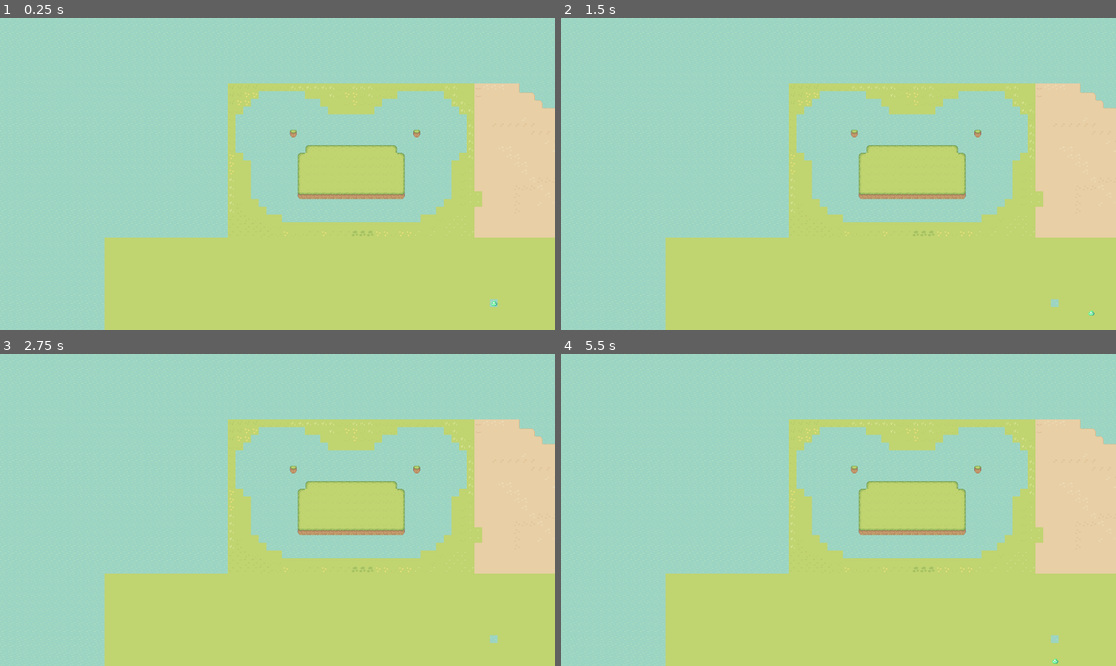
Above: before the commit, frames 1-4 (two rows, left to right).
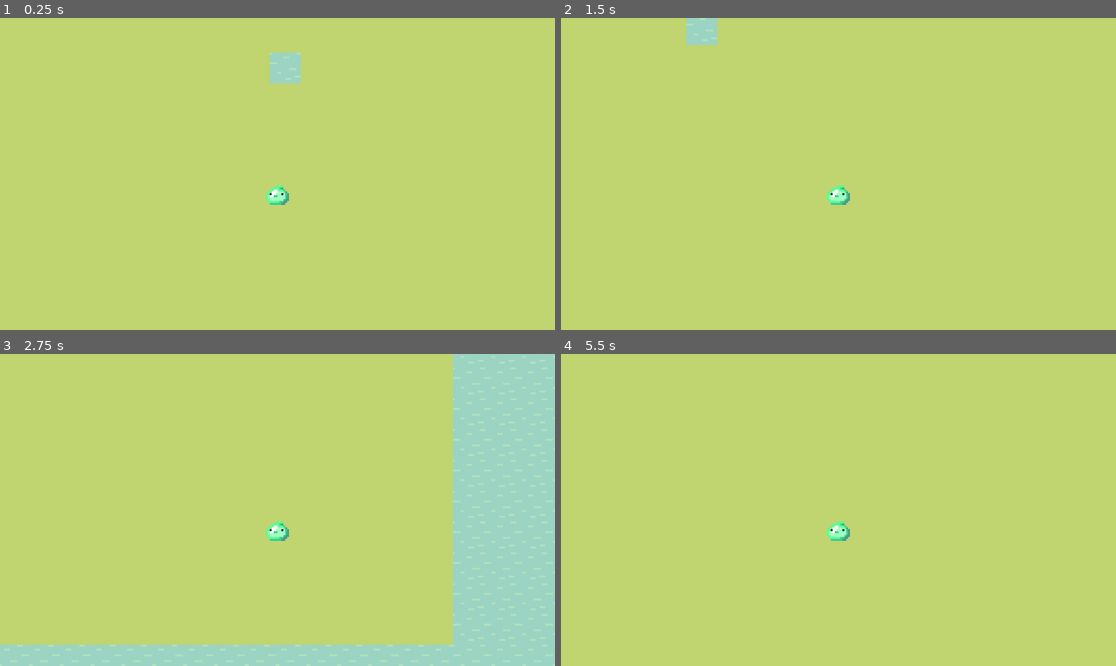
Above: after the commit, the same moments.

Repository: ditripy/CntrolHackDel
Game: Godot game, scene res://level/game_level.tscn
Two runs of this game, one before a commit and one after it. Both use one fixed random seed, a clock stepped at 60 frames per second and the inputs below.
Inputs:
- Up to frame 1 (0.25 s): no input
- Up to frame 2 (1.5 s): tap Enter at 0.5 s; hold D (right) 0.53-1.28 s; hold E (interact, bound only after the commit) 0.53-1.28 s; hold S (down) from 1.28 s (still down); tap E (interact, bound only after the commit) at 1.35 s
- Up to frame 3 (2.75 s): release S (down) at 2.03 s; hold D (right) from 2.03 s (still down); hold E (interact, bound only after the commit) from 2.03 s (still down)
- Up to frame 4 (5.5 s): release D (right) at 2.78 s; release E (interact, bound only after the commit) at 2.78 s; hold W (up) 2.78-3.53 s; tap E (interact, bound only after the commit) at 2.85, 4.35 s; hold E (interact, bound only after the commit) 3.53-4.28 s; hold A (left) 3.53-5.03 s; hold S (down) from 5.03 s (still down); hold E (interact, bound only after the commit) from 5.03 s (still down)

The runs differ from the first frame. In frame 1, 65% of the frame differs, in the area x 0-100%, y 0-100%; in frame 2, 66%; in frame 3, 72%; in frame 4, 66%.

Commit message:
Working with dialog
Not dynamic

Diff:
--- a/Character/characters/player_slime.gd
+++ b/Character/characters/player_slime.gd
@@ -9,8 +9,6 @@
 		Input.get_action_strength("down") - Input.get_action_strength("up")
 	)
 
-	print(input_direction)
-
 	# Update Velocity
 	velocity = input_direction * move_speed
 
--- a/Character/characters/player_slime.tscn
+++ b/Character/characters/player_slime.tscn
@@ -1,6 +1,6 @@
 [gd_scene load_steps=4 format=3 uid="uid://bvxc0sj5ss8y5"]
 
-[ext_resource type="Script" path="res://Character/characters/player_slime.gd" id="1_jjyet"]
+[ext_resource type="Script" path="res://character/characters/player_slime.gd" id="1_jjyet"]
 [ext_resource type="Texture2D" uid="uid://dok3vh3ij572s" path="res://Art/slime spritesheet calciumtrice.png" id="1_lpruw"]
 
 [sub_resource type="RectangleShape2D" id="RectangleShape2D_abskl"]
--- a/Character/player.tscn
+++ b/Character/player.tscn
@@ -1,9 +1,12 @@
-[gd_scene load_steps=4 format=3 uid="uid://dgakmv82sftui"]
+[gd_scene load_steps=5 format=3 uid="uid://dgakmv82sftui"]
 
-[ext_resource type="Script" path="res://Character/characters/player_slime.gd" id="1_y6nu8"]
+[ext_resource type="Script" path="res://character/characters/player_slime.gd" id="1_y6nu8"]
 [ext_resource type="Texture2D" uid="uid://dok3vh3ij572s" path="res://Art/slime spritesheet calciumtrice.png" id="2_gmdh3"]
 
 [sub_resource type="RectangleShape2D" id="RectangleShape2D_abskl"]
+size = Vector2(13, 11)
+
+[sub_resource type="RectangleShape2D" id="RectangleShape2D_3tuyc"]
 size = Vector2(13, 11)
 
 [node name="Player Slime" type="CharacterBody2D"]
@@ -18,3 +21,11 @@
 [node name="CollisionShape2D" type="CollisionShape2D" parent="."]
 position = Vector2(-0.5, 10.5)
 shape = SubResource("RectangleShape2D_abskl")
+
+[node name="InteractArea" type="Area2D" parent="."]
+collision_layer = 2
+collision_mask = 0
+
+[node name="CollisionShape2D" type="CollisionShape2D" parent="InteractArea"]
+position = Vector2(-0.5, 10.5)
+shape = SubResource("RectangleShape2D_3tuyc")
--- /dev/null
+++ b/json/Wolrd-Dialog.json
@@ -0,0 +1,13 @@
+{
+
+    "Chief": [
+        "Hello Nurse Y/N",
+        "In our village..."
+    ],
+    "NPP": [
+
+    ]
+
+
+
+}
--- a/level/game_level.tscn
+++ b/level/game_level.tscn
@@ -1,12 +1,62 @@
-[gd_scene load_steps=3 format=3 uid="uid://bwsueb6xig5b"]
+[gd_scene load_steps=10 format=3 uid="uid://bwsueb6xig5b"]
 
-[ext_resource type="PackedScene" uid="uid://dgakmv82sftui" path="res://Character/player.tscn" id="1_orvnh"]
-[ext_resource type="PackedScene" uid="uid://dpeakh6so01vq" path="res://Map/map.tscn" id="2_4yw7w"]
+[ext_resource type="PackedScene" uid="uid://o4uu6r126qee" path="res://map/update_area1.tscn" id="1_fugqo"]
+[ext_resource type="PackedScene" uid="uid://dgakmv82sftui" path="res://character/player.tscn" id="1_orvnh"]
+[ext_resource type="PackedScene" uid="uid://dpeakh6so01vq" path="res://map/map.tscn" id="1_paqqf"]
+[ext_resource type="Script" path="res://map/UpdateArea1.gd" id="2_qrbsc"]
+[ext_resource type="PackedScene" uid="uid://ci54k6qivv1qv" path="res://map/dialog_area.tscn" id="3_fgbmr"]
+[ext_resource type="PackedScene" uid="uid://cmgagixvdhwuw" path="res://ui/dialog_player.tscn" id="4_fto6r"]
+[ext_resource type="Script" path="res://level/update_dialog_1.gd" id="7_58dvi"]
+
+[sub_resource type="RectangleShape2D" id="RectangleShape2D_k6v3o"]
+size = Vector2(18, 16)
+
+[sub_resource type="RectangleShape2D" id="RectangleShape2D_wqh6a"]
+size = Vector2(16, 16)
 
 [node name="Game level" type="Node2D"]
+position = Vector2(-17, 53)
+metadata/_edit_group_ = true
 
-[node name="map" parent="." instance=ExtResource("2_4yw7w")]
-position = Vector2(728, 456)
+[node name="UpdateArea" parent="." instance=ExtResource("1_fugqo")]
+position = Vector2(136, -43)
+script = ExtResource("2_qrbsc")
+
+[node name="CollisionShape2D" parent="UpdateArea" index="0"]
+position = Vector2(0, 3)
+shape = SubResource("RectangleShape2D_k6v3o")
+
+[node name="map" parent="." instance=ExtResource("1_paqqf")]
 
 [node name="Player Slime" parent="." instance=ExtResource("1_orvnh")]
-position = Vector2(1026, 582)
+position = Vector2(293, 191)
+metadata/_edit_group_ = true
+
+[node name="RemoteTransform2D" type="RemoteTransform2D" parent="Player Slime"]
+remote_path = NodePath("../../Camera2D")
+
+[node name="Camera2D" type="Camera2D" parent="."]
+position = Vector2(293, 191)
+zoom = Vector2(4, 4)
+limit_left = -1200
+limit_top = -700
+limit_right = 1220
+limit_bottom = 650
+editor_draw_limits = true
+
+[node name="DialogArea_Water" parent="." instance=ExtResource("3_fgbmr")]
+position = Vector2(293, 135)
+dialog_key = "Chief"
+
+[node name="CollisionShape2D" parent="DialogArea_Water" index="0"]
+position = Vector2(4, 1)
+shape = SubResource("RectangleShape2D_wqh6a")
+
+[node name="DialogPlayer" parent="." instance=ExtResource("4_fto6r")]
+scene_text_file = "res://json/Wolrd-Dialog.json"
+
+[node name="UpdateDialog1" type="Node2D" parent="."]
+script = ExtResource("7_58dvi")
+
+[editable path="UpdateArea"]
+[editable path="DialogArea_Water"]
--- /dev/null
+++ b/level/update_dialog_1.gd
@@ -0,0 +1,10 @@
+extends Node2D
+
+
+func _ready():
+	SignalBus.connect("update_dialog1", Callable(self, "updateDialog1"))
+
+
+
+func updateDialog1(text_key):
+	pass
--- /dev/null
+++ b/map/DialogArea.gd
@@ -0,0 +1,14 @@
+extends Area2D
+
+@export var dialog_key = ""
+var area_active = false
+
+func _input(event):
+	if area_active and event.is_action_pressed("interact"):
+		SignalBus.emit_signal("display_dialog", dialog_key)
+
+func _on_area_entered(area: Area2D):
+	area_active = true;
+
+func _on_area_exited(area: Area2D):
+	area_active = false;
--- /dev/null
+++ b/map/UpdateArea1.gd
@@ -0,0 +1,14 @@
+extends Area2D
+
+@export var dialog_key = ""
+var area_active = false
+
+func _input(event):
+	if area_active:
+		SignalBus.emit_signal("display_dialog")
+
+func _on_area_entered(area: Area2D):
+	area_active = true;
+
+func _on_area_exited(area: Area2D):
+	area_active = false;
--- /dev/null
+++ b/map/dialog_area.tscn
@@ -0,0 +1,14 @@
+[gd_scene load_steps=2 format=3 uid="uid://ci54k6qivv1qv"]
+
+[ext_resource type="Script" path="res://map/DialogArea.gd" id="1_rhmxp"]
+
+[node name="DialogArea" type="Area2D"]
+process_mode = 3
+collision_layer = 0
+collision_mask = 2
+script = ExtResource("1_rhmxp")
+
+[node name="CollisionShape2D" type="CollisionShape2D" parent="."]
+
+[connection signal="area_entered" from="." to="." method="_on_area_entered"]
+[connection signal="area_exited" from="." to="." method="_on_area_exited"]
--- /dev/null
+++ b/map/update_area1.tscn
@@ -0,0 +1,8 @@
+[gd_scene format=3 uid="uid://o4uu6r126qee"]
+
+[node name="UpdateArea" type="Area2D"]
+process_mode = 3
+collision_layer = 0
+collision_mask = 2
+
+[node name="CollisionShape2D" type="CollisionShape2D" parent="."]
--- a/project.godot
+++ b/project.godot
@@ -14,6 +14,10 @@
 run/main_scene="res://level/game_level.tscn"
 config/features=PackedStringArray("4.3", "GL Compatibility")
 config/icon="res://icon.svg"
+
+[autoload]
+
+SignalBus="*res://singletons/SignalBus.gd"
 
 [input]
 
@@ -37,6 +41,16 @@
 "events": [Object(InputEventKey,"resource_local_to_scene":false,"resource_name":"","device":-1,"window_id":0,"alt_press …(192 unchanged characters)…
 ]
 }
+interact={
+"deadzone": 0.5,
+"events": [Object(InputEventKey,"resource_local_to_scene":false,"resource_name":"","device":-1,"window_id":0,"alt_pressed":false,"shift_pressed":false,"ctrl_pressed":false,"meta_pressed":false,"pressed":false,"keycode":0,"physical_keycode":69,"key_label":0,"unicode":101,"location":0,"echo":false,"script":null)
+]
+}
+
+[layer_names]
+
+2d_physics/layer_1="World"
+2d_physics/layer_2="Dialog"
 
 [rendering]
 
--- /dev/null
+++ b/singletons/SignalBus.gd
@@ -0,0 +1,4 @@
+extends Node
+
+signal display_dialog(text_key);
+signal update_dialog1();
--- /dev/null
+++ b/ui/DialogPlayer.gd
@@ -0,0 +1,48 @@
+extends CanvasLayer
+
+@export_file("*json") var scene_text_file: String
+
+var sceneText: Dictionary = {}
+var selectedText: Array = []
+var in_progress: bool = false
+
+@onready var background = $Background
+@onready var textLabel = $TextLabel
+
+func _ready():
+	background.visible = false
+	sceneText = load_text()
+	SignalBus.connect("display_dialog", Callable(self, "on_display_dialog"))
+
+func load_text():
+	if FileAccess.file_exists(scene_text_file): # if the file exist then
+		var file = FileAccess.open(scene_text_file, FileAccess.READ) # make file = the scene_text_file
+		var test_json_conv = JSON.new()
+		test_json_conv.parse(file.get_as_text())
+		return test_json_conv.get_data()
+
+func show_text():
+	textLabel.text = selectedText.pop_front()
+
+func next_line():
+	if selectedText.size() > 0:
+		show_text()
+	else:
+		finish()
+
+func finish():
+	textLabel.text = ""
+	background.visible = false
+	in_progress = false
+	get_tree().paused = false
+
+func on_display_dialog(text_key):
+	if in_progress:
+		print("AKLSJDKLASJd")
+		next_line()
+	else:
+		get_tree().paused = true
+		background.visible = true
+		in_progress = true
+		selectedText = sceneText[text_key].duplicate()
+		show_text()
--- /dev/null
+++ b/ui/dialog_player.tscn
@@ -0,0 +1,32 @@
+[gd_scene load_steps=4 format=3 uid="uid://cmgagixvdhwuw"]
+
+[ext_resource type="Script" path="res://ui/DialogPlayer.gd" id="1_ypfco"]
+
+[sub_resource type="CanvasTexture" id="CanvasTexture_btuhj"]
+specular_color = Color(0.219765, 0.0988935, 0.150714, 1)
+
+[sub_resource type="LabelSettings" id="LabelSettings_mrafe"]
+line_spacing = 5.0
+font_size = 20
+
+[node name="DialogPlayer" type="CanvasLayer"]
+process_mode = 1
+script = ExtResource("1_ypfco")
+
+[node name="Background" type="TextureRect" parent="."]
+modulate = Color(0.244776, 0.244776, 0.244776, 1)
+offset_left = 403.0
+offset_top = 524.0
+offset_right = 726.0
+offset_bottom = 627.0
+texture = SubResource("CanvasTexture_btuhj")
+
+[node name="TextLabel" type="Label" parent="."]
+offset_left = 410.0
+offset_top = 528.0
+offset_right = 719.0
+offset_bottom = 620.0
+text = "
+"
+label_settings = SubResource("LabelSettings_mrafe")
+autowrap_mode = 2
